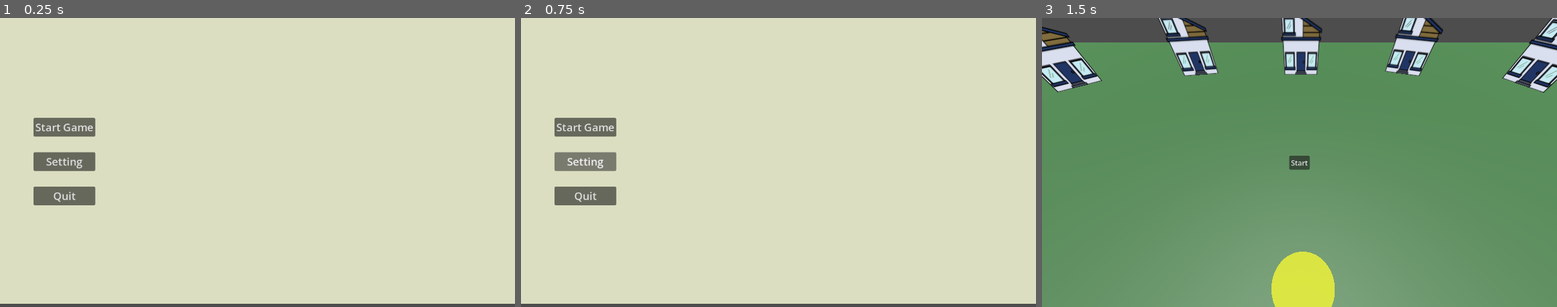
Above: before the commit, frames 1-3 (left to right).
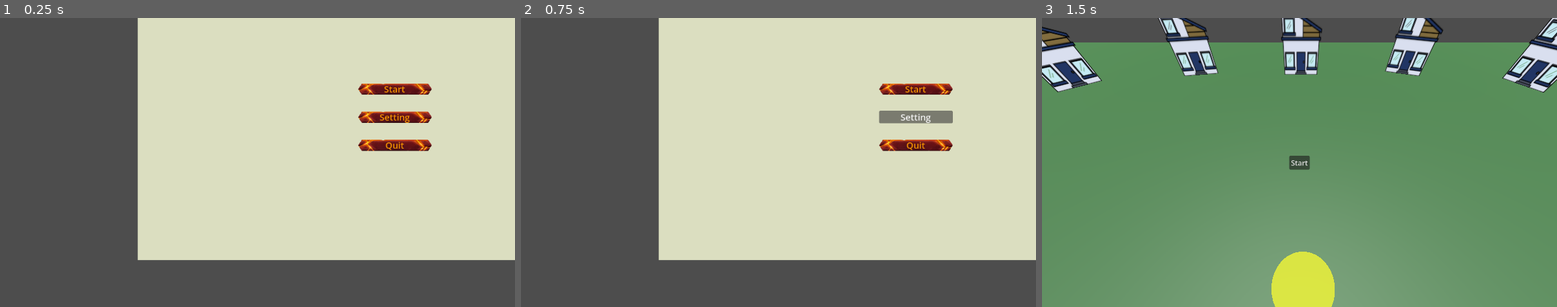
Above: after the commit, the same moments.

Repository: KgHtetNaing/sun_is_watching
Game: Godot game, scene res://scenes/main_menu.tscn
Two runs of this game, one before a commit and one after it. Both use one fixed random seed, a clock stepped at 60 frames per second and the inputs below. The engine's default icon, where the game draws it, is replaced by a stand-in: a white triangle on a blue panel in a dark square.
Inputs:
- Up to frame 1 (0.25 s): no input
- Up to frame 2 (0.75 s): click "Setting" at 0.5 s
- Up to frame 3 (1.5 s): click "Start Game" (after the commit: "Start") at 1.25 s

The runs differ from the first frame. In frame 1, 39% of the frame differs, in the area x 0-100%, y 0-99%; in frame 2, 39%; in frame 3, nothing differs.

Commit message:
MainMenutest

Diff:
--- /dev/null
+++ b/art/Main_theme.tres
@@ -0,0 +1,14 @@
+[gd_resource type="Theme" format=3 uid="uid://okkchddtxnpv"]
+
+[ext_resource type="Texture2D" uid="uid://bmmwtmxfgk5vm" path="res://art/Ui/1x/Asset 7.png" id="1_qc3y6"]
+
+[sub_resource type="SystemFont" id="SystemFont_5d7ra"]
+
+[sub_resource type="StyleBoxTexture" id="StyleBoxTexture_bqqt6"]
+texture = ExtResource("1_qc3y6")
+
+[resource]
+Button/colors/font_color = Color(0.9607843, 0.57254905, 0, 1)
+Button/font_sizes/font_size = 20
+Button/fonts/font = SubResource("SystemFont_5d7ra")
+Button/styles/normal = SubResource("StyleBoxTexture_bqqt6")
--- a/scenes/main_menu.tscn
+++ b/scenes/main_menu.tscn
@@ -1,48 +1,66 @@
 [gd_scene format=3 uid="uid://cxcwvmdnls5d7"]
 
 [ext_resource type="Script" uid="uid://dyb1auwsdrlul" path="res://scenes/main_menu.gd" id="1_l6cm7"]
+[ext_resource type="Theme" uid="uid://okkchddtxnpv" path="res://art/Main_theme.tres" id="2_ekxnf"]
 
 [node name="Main_menu" type="Control" unique_id=215569818]
 layout_mode = 3
 anchors_preset = 15
 anchor_right = 1.0
 anchor_bottom = 1.0
+offset_left = 194.0
+offset_top = -45.0
+offset_right = 194.0
+offset_bottom = -45.0
 grow_horizontal = 2
 grow_vertical = 2
 script = ExtResource("1_l6cm7")
 
 [node name="ColorRect" type="ColorRect" parent="." unique_id=1428764637]
 layout_mode = 0
-offset_right = 1154.0
-offset_bottom = 641.0
+offset_left = 114.0
+offset_top = -53.0
+offset_right = 1268.0
+offset_bottom = 588.0
 color = Color(0.85882354, 0.87058824, 0.7529412, 1)
 
 [node name="CenterContainer" type="CenterContainer" parent="ColorRect" unique_id=480637296]
+layout_mode = 1
+anchors_preset = 8
+anchor_left = 0.5
+anchor_top = 0.5
+anchor_right = 0.5
+anchor_bottom = 0.5
+offset_left = -157.95251
+offset_top = -322.5
+offset_right = 157.95251
+offset_bottom = 322.5
+grow_horizontal = 2
+grow_vertical = 2
+
+[node name="VBoxContainer" type="VBoxContainer" parent="." unique_id=236424911]
 layout_mode = 0
-offset_right = 288.0
-offset_bottom = 645.0
-
-[node name="VBoxContainer" type="VBoxContainer" parent="ColorRect/CenterContainer" unique_id=236424911]
-layout_mode = 2
+offset_left = 607.095
+offset_top = 190.0
+offset_right = 773.0
+offset_bottom = 344.0
 theme_override_constants/separation = 35
 
-[node name="Start Game" type="Button" parent="ColorRect/CenterContainer/VBoxContainer" unique_id=1269828103]
+[node name="Start Game" type="Button" parent="VBoxContainer" unique_id=1269828103]
 layout_mode = 2
+theme = ExtResource("2_ekxnf")
 theme_override_constants/h_separation = 0
-theme_override_font_sizes/font_size = 24
-text = "Start Game"
+text = "Start"
 
-[node name="Setting" type="Button" parent="ColorRect/CenterContainer/VBoxContainer" unique_id=2090453887]
+[node name="Setting" type="Button" parent="VBoxContainer" unique_id=2090453887]
 layout_mode = 2
-theme_override_constants/h_separation = 0
-theme_override_font_sizes/font_size = 24
+theme = ExtResource("2_ekxnf")
 text = "Setting
 "
 
-[node name="Quit" type="Button" parent="ColorRect/CenterContainer/VBoxContainer" unique_id=1561899545]
+[node name="Quit" type="Button" parent="VBoxContainer" unique_id=1561899545]
 layout_mode = 2
-theme_override_constants/h_separation = 0
-theme_override_font_sizes/font_size = 24
+theme = ExtResource("2_ekxnf")
 text = "Quit"
 
-[connection signal="pressed" from="ColorRect/CenterContainer/VBoxContainer/Start Game" to="." method="_on_start_game_pressed"]
+[connection signal="pressed" from="VBoxContainer/Start Game" to="." method="_on_start_game_pressed"]
Binary file added: art/Ui/1x/Asset 1.png
Not shown, added: art/Ui/1x/Asset 1.png.import
Binary file added: art/Ui/1x/Asset 2.png
Not shown, added: art/Ui/1x/Asset 2.png.import
Binary file added: art/Ui/1x/Asset 3.png
Not shown, added: art/Ui/1x/Asset 3.png.import
Binary file added: art/Ui/1x/Asset 4.png
Not shown, added: art/Ui/1x/Asset 4.png.import
Binary file added: art/Ui/1x/Asset 5.png
Not shown, added: art/Ui/1x/Asset 5.png.import
Binary file added: art/Ui/1x/Asset 6.png
Not shown, added: art/Ui/1x/Asset 6.png.import
(and 6 more such lines)
